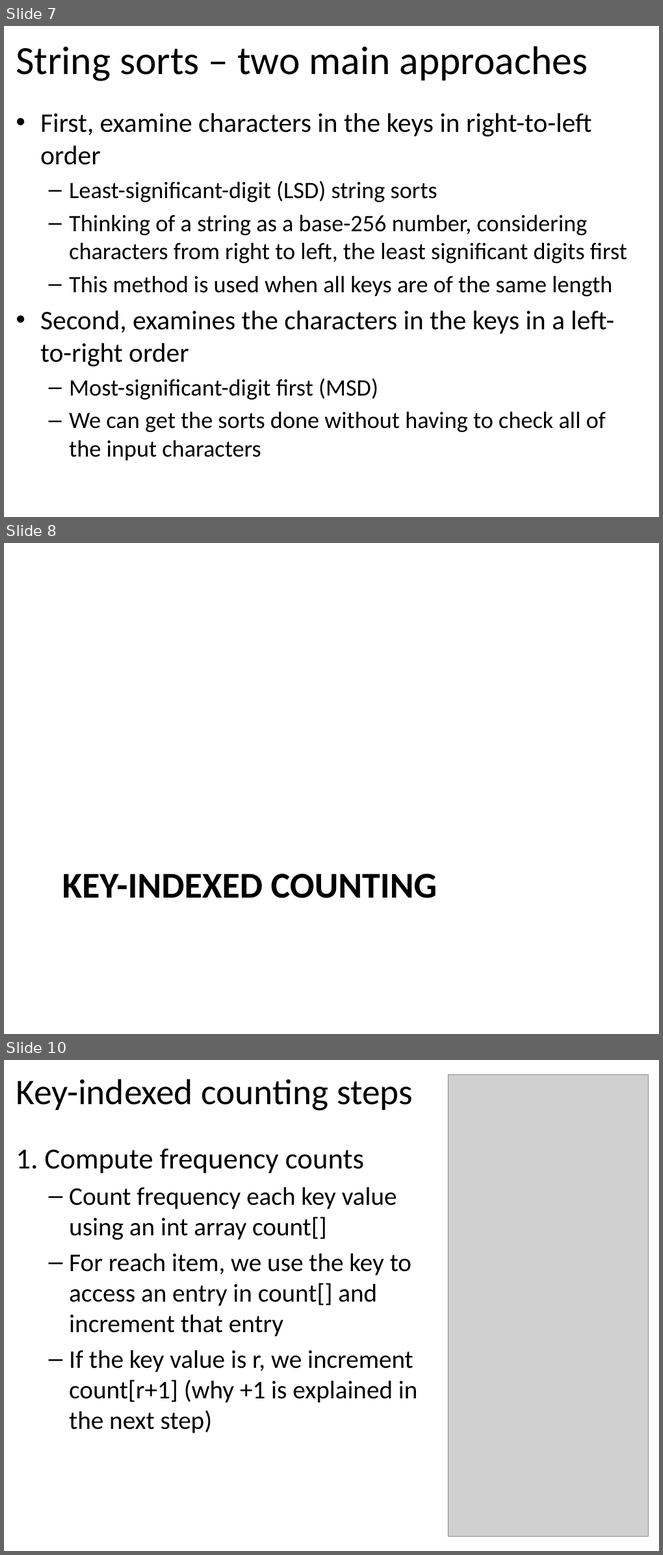
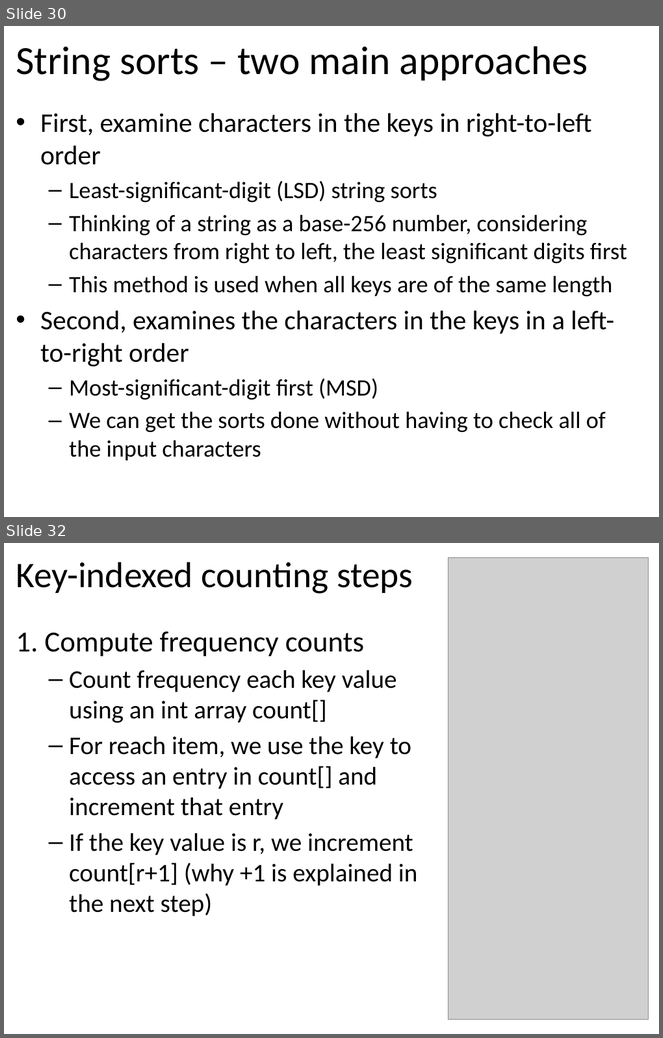
Before and after one commit to tutrunghieu/dsa-2017-java-tutorial, a slide deck: dsa2017-java-online/handouts/data-day06-string/Lecture 10, 11 (Teach in 2 days) - String.pptx. Shown one above the other, each under a label of ours: slides 7, 8 and 10 before the commit, slides 30 and 32 after it; the slides between them are not shown. The pictures are 663x1555 and 663x1038 pixels, drawn with LibreOffice and Linux fonts; fonts in the diff are those of the drawing; grey boxes stand for pictures. Boxes give left, top, right and bottom in pixels: in the first picture for what was removed or moved away, otherwise in the second. Text is boxed around its words. In the diff, an @@ line names an element or a change of style, - is before the commit and + after.

```diff
--- a/dsa2017-java-online/handouts/data-day06-string/Lecture 10, 11 (Teach in 2 days) - String.pptx
+++ b/dsa2017-java-online/handouts/data-day06-string/Lecture 10, 11 (Teach in 2 days) - String.pptx
@@ slide 8 removed at bbox=[4, 543, 659, 1034], background #FFFFFF @@
@@ title removed at bbox=[62, 874, 438, 899] @@
-KEY-INDEXED COUNTING
@@ what was slide 7 is now slide 30 @@
@@ what was slide 10 is now slide 32 @@
```
Also in this commit, not shown: 4 slides changed, 9 slides added, 4 other slides removed, 1 other file.
